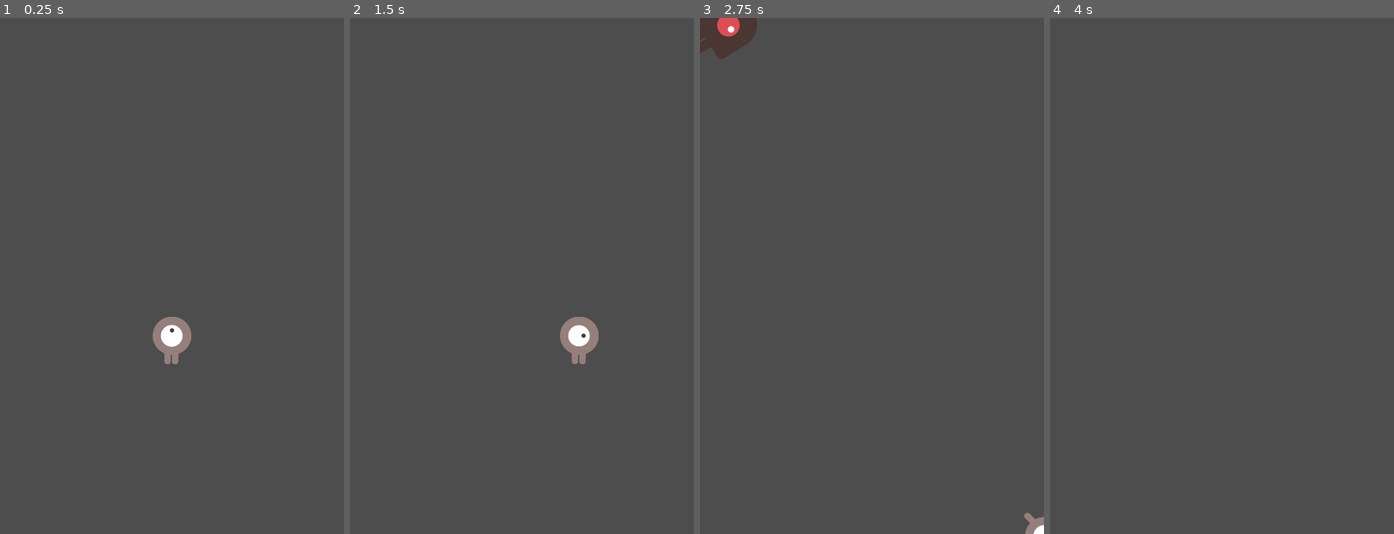
Above: before the commit, frames 1-4 (left to right).
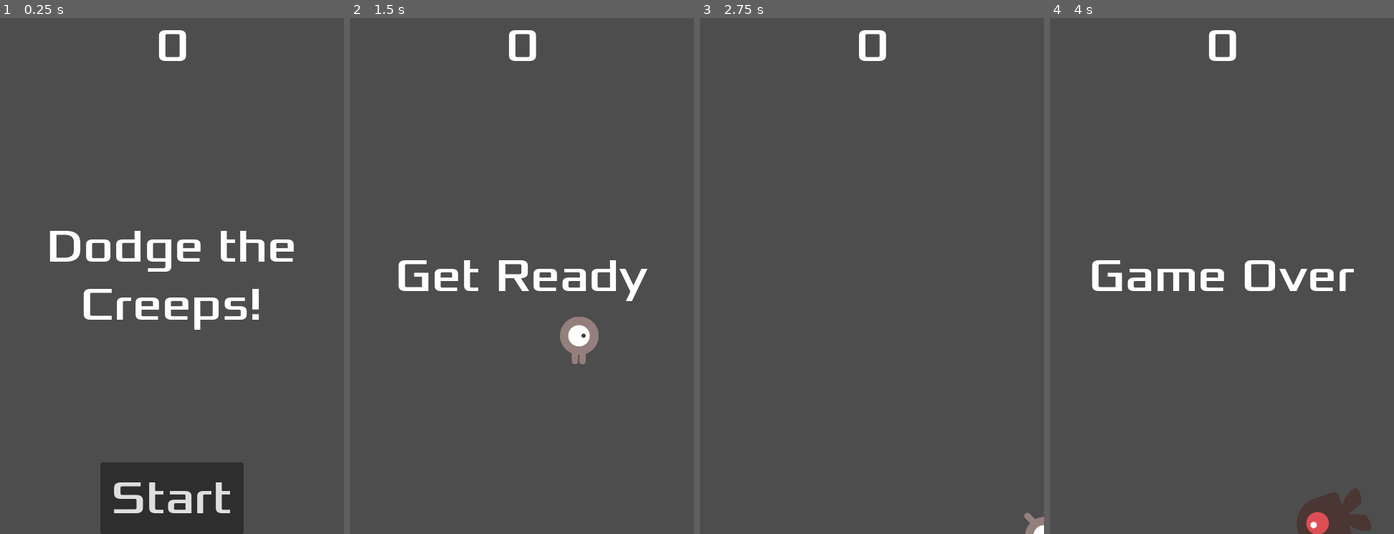
Above: after the commit, the same moments.

Repository: Undelivered-Pizzas/Godot-DodgeTheCreeps
Game: Godot game, scene res://main.tscn
The game is run twice, just before and just after one commit, with the same random seed, the same clock (stepped at 60 frames per second) and the same inputs.
Inputs (mouse positions are in pixels of both pictures, inside the frame that each line leads up to):
- Up to frame 1 (0.25 s): no input
- Up to frame 2 (1.5 s): click (522, 497) at 0.5 s, where only the run after the commit has a clickable "Start"; tap Enter at 1.25 s; hold Right (move_right) from 1.28 s (still down)
- Up to frame 3 (2.75 s): release Right (move_right) at 2.03 s; hold Down (move_down) from 2.03 s (still down)
- Up to frame 4 (4 s): release Down (move_down) at 2.78 s; hold Right (move_right) 2.78-3.53 s; hold Up (move_up) from 3.53 s (still down)

The runs differ from the first frame. In frame 1, 9.7% of the frame differs, in the area x 14-86%, y 2-100%; in frame 2, 2.1%; in frame 3, 1.3%; in frame 4, 3.3%.

Commit message:
Added HUD functionality

Diff:
--- /dev/null
+++ b/hud.gd
@@ -0,0 +1,32 @@
+extends CanvasLayer
+
+# Notifies `Main` node that the button has been pressed
+signal start_game
+
+func show_message(text):
+	$Message.text = text
+	$Message.show()
+	$MessageTimer.start()
+
+
+func show_game_over():
+	show_message("Game Over")
+	# Wait until the MessageTimer has counted down.
+	await $MessageTimer.timeout
+
+	$Message.text = "Dodge the Creeps!"
+	$Message.show()
+	# Make a one-shot timer and wait for it to finish.
+	await get_tree().create_timer(1.0).timeout
+	$StartButton.show()
+
+func update_score(score):
+	$ScoreLabel.text = str(score)
+
+
+func _on_start_button_pressed():
+	$StartButton.hide()
+	start_game.emit()
+
+func _on_message_timer_timeout():
+	$Message.hide()
--- /dev/null
+++ b/hud.tscn
@@ -0,0 +1,58 @@
+[gd_scene load_steps=3 format=3 uid="uid://86w4g53vde1h"]
+
+[ext_resource type="FontFile" uid="uid://bk0lb1inmbtw6" path="res://fonts/Xolonium-Regular.ttf" id="1_4vrhk"]
+[ext_resource type="Script" path="res://hud.gd" id="1_aen2p"]
+
+[node name="HUD" type="CanvasLayer"]
+script = ExtResource("1_aen2p")
+
+[node name="ScoreLabel" type="Label" parent="."]
+anchors_preset = 5
+anchor_left = 0.5
+anchor_right = 0.5
+offset_left = -20.0
+offset_right = 20.0
+offset_bottom = 23.0
+grow_horizontal = 2
+theme_override_fonts/font = ExtResource("1_4vrhk")
+theme_override_font_sizes/font_size = 64
+text = "0"
+
+[node name="Message" type="Label" parent="."]
+anchors_preset = 8
+anchor_left = 0.5
+anchor_top = 0.5
+anchor_right = 0.5
+anchor_bottom = 0.5
+offset_left = -240.0
+offset_top = -120.0
+offset_right = 240.0
+offset_bottom = 120.0
+grow_horizontal = 2
+grow_vertical = 2
+theme_override_fonts/font = ExtResource("1_4vrhk")
+theme_override_font_sizes/font_size = 64
+text = "Dodge the Creeps!"
+horizontal_alignment = 1
+vertical_alignment = 1
+autowrap_mode = 2
+
+[node name="StartButton" type="Button" parent="."]
+anchors_preset = 7
+anchor_left = 0.5
+anchor_top = 1.0
+anchor_right = 0.5
+anchor_bottom = 1.0
+offset_left = -100.0
+offset_top = -100.0
+offset_right = 100.0
+grow_horizontal = 2
+grow_vertical = 0
+theme_override_fonts/font = ExtResource("1_4vrhk")
+theme_override_font_sizes/font_size = 64
+text = "Start"
+
+[node name="MessageTimer" type="Timer" parent="."]
+
+[connection signal="pressed" from="StartButton" to="." method="_on_start_button_pressed"]
+[connection signal="timeout" from="MessageTimer" to="." method="_on_message_timer_timeout"]
--- a/main.gd
+++ b/main.gd
@@ -6,7 +6,9 @@
 
 # Called when the node enters the scene tree for the first time.
 func _ready():
-	new_game()
+	# new_game() is COMMENTED because we don't want the game to start automatically
+	# new_game()
+	pass
 
 
 # Called every frame. 'delta' is the elapsed time since the previous frame.
@@ -18,11 +20,21 @@
 	$ScoreTimer.stop()
 	$MobTimer.stop()
 
+	$HUD.show_game_over()
+
 func new_game():
+	# HUD score setup
 	score = 0
+	$HUD.update_score(score)
+	$HUD.show_message("Get Ready")
+
+	# Player position setup
 	$Player.start($StartPosition.position)
 	$StartTimer.start()
 
+	# Calling "mobs" group defined in Node/Groups tab on mob.tscn root node
+	# calls the named function on every node in a group - in this case we are telling every mob to delete itself.
+	get_tree().call_group("mobs", "queue_free")
 
 func _on_start_timer_timeout():
 	$MobTimer.start()
--- a/main.tscn
+++ b/main.tscn
@@ -1,8 +1,9 @@
-[gd_scene load_steps=5 format=3 uid="uid://7fat02t8ixla"]
+[gd_scene load_steps=6 format=3 uid="uid://7fat02t8ixla"]
 
 [ext_resource type="Script" path="res://main.gd" id="1_sa8cv"]
 [ext_resource type="PackedScene" uid="uid://cqjfxfqno3pln" path="res://player.tscn" id="1_t4715"]
 [ext_resource type="PackedScene" uid="uid://8lxk76sueiuo" path="res://mob.tscn" id="2_6vb3j"]
+[ext_resource type="PackedScene" uid="uid://86w4g53vde1h" path="res://hud.tscn" id="4_musfo"]
 
 [sub_resource type="Curve2D" id="Curve2D_rppdh"]
 _data = {
@@ -37,7 +38,10 @@
 
 [node name="MobSpawnLocation" type="PathFollow2D" parent="MobPath"]
 
+[node name="HUD" parent="." instance=ExtResource("4_musfo")]
+
 [connection signal="hit" from="Player" to="." method="game_over"]
 [connection signal="timeout" from="MobTimer" to="." method="_on_mob_timer_timeout"]
 [connection signal="timeout" from="ScoreTimer" to="." method="_on_score_timer_timeout"]
 [connection signal="timeout" from="StartTimer" to="." method="_on_start_timer_timeout"]
+[connection signal="start_game" from="HUD" to="." method="new_game"]
--- a/mob.tscn
+++ b/mob.tscn
@@ -45,10 +45,10 @@
 }]
 
 [sub_resource type="CapsuleShape2D" id="CapsuleShape2D_xc6o1"]
-radius = 29.0
-height = 92.0
+radius = 26.0
+height = 80.0
 
-[node name="Mob" type="RigidBody2D"]
+[node name="Mob" type="RigidBody2D" groups=["mobs"]]
 collision_mask = 0
 gravity_scale = 0.0
 script = ExtResource("1_su7g1")
--- a/player.tscn
+++ b/player.tscn
@@ -32,8 +32,8 @@
 }]
 
 [sub_resource type="CapsuleShape2D" id="CapsuleShape2D_k5ru1"]
-radius = 22.0
-height = 60.0
+radius = 21.0
+height = 52.0
 
 [node name="Player" type="Area2D"]
 script = ExtResource("1_wal04")
